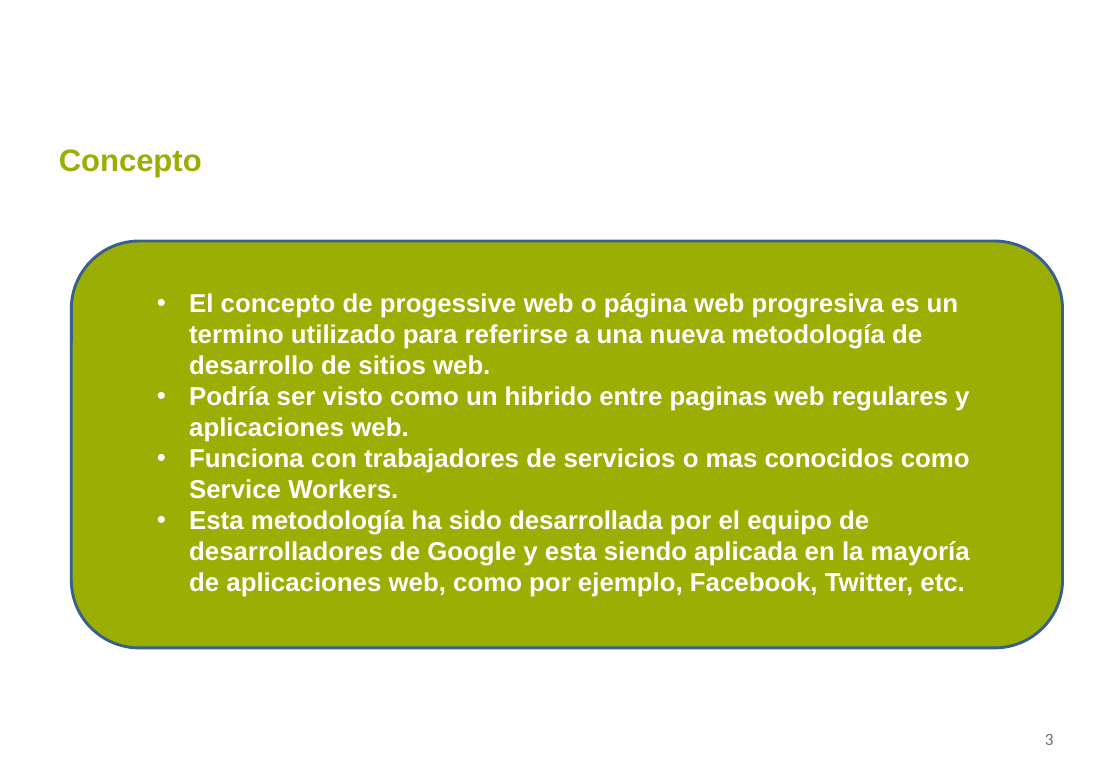
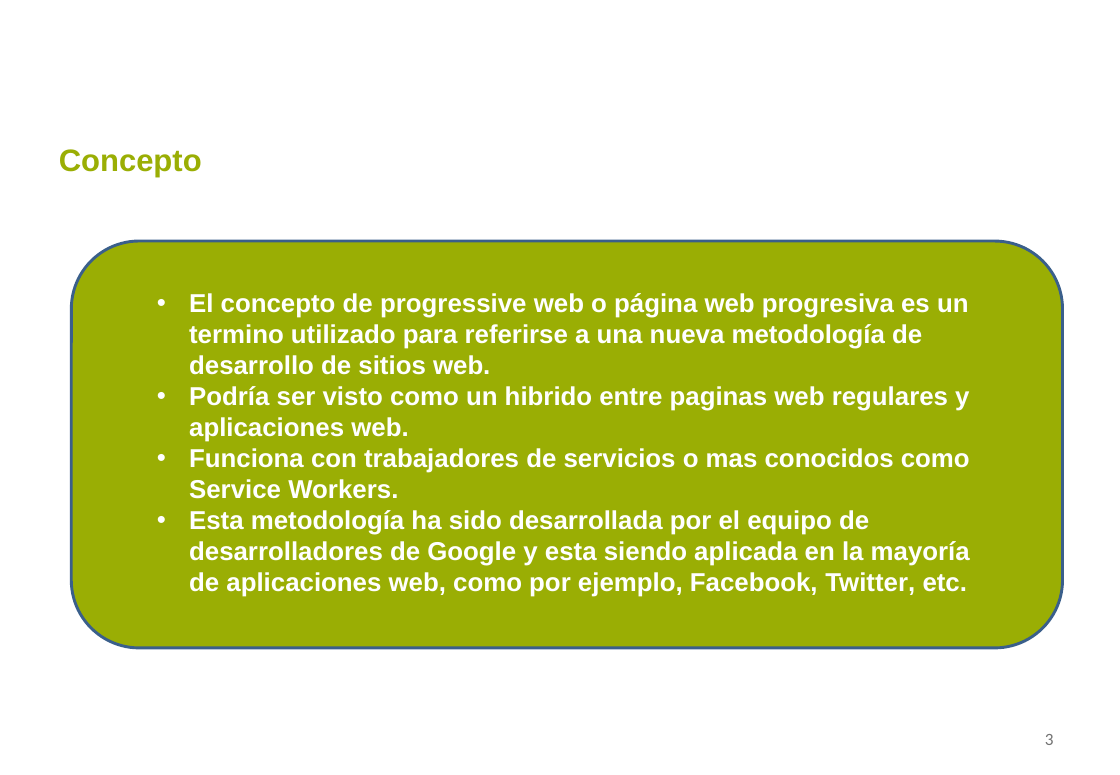
Before and after one commit to eborras14/eborras14.github.io, a slide deck: slide 3 of Documentación/Presentacion_PWA_EduardBorrasRuiz.pptx. Drawn at 1120x775 pixels with LibreOffice and Linux fonts; fonts in the diff are those of the drawing; background and template pictures are left out. Boxes give left, top, right and bottom in pixels: in the first picture for what was removed or moved away, otherwise in the second. Text is boxed around its words. In the diff, an @@ line names an element or a change of style, - is before the commit and + after.

```diff
--- a/Documentación/Presentacion_PWA_EduardBorrasRuiz.pptx
+++ b/Documentación/Presentacion_PWA_EduardBorrasRuiz.pptx
@@ text at box(189, 293, 969, 375): text changed @@
-• El concepto de progessive web o página web progresiva es un termino utilizado para referirse a una nueva metodología de desarrollo de sitios web.
+• El concepto de progressive web o página web progresiva es un termino utilizado para referirse a una nueva metodología de desarrollo de sitios web.
```
Also in this commit, not shown: 2 other slides changed, 1 slide added, 1 slide removed, 1 other file.
